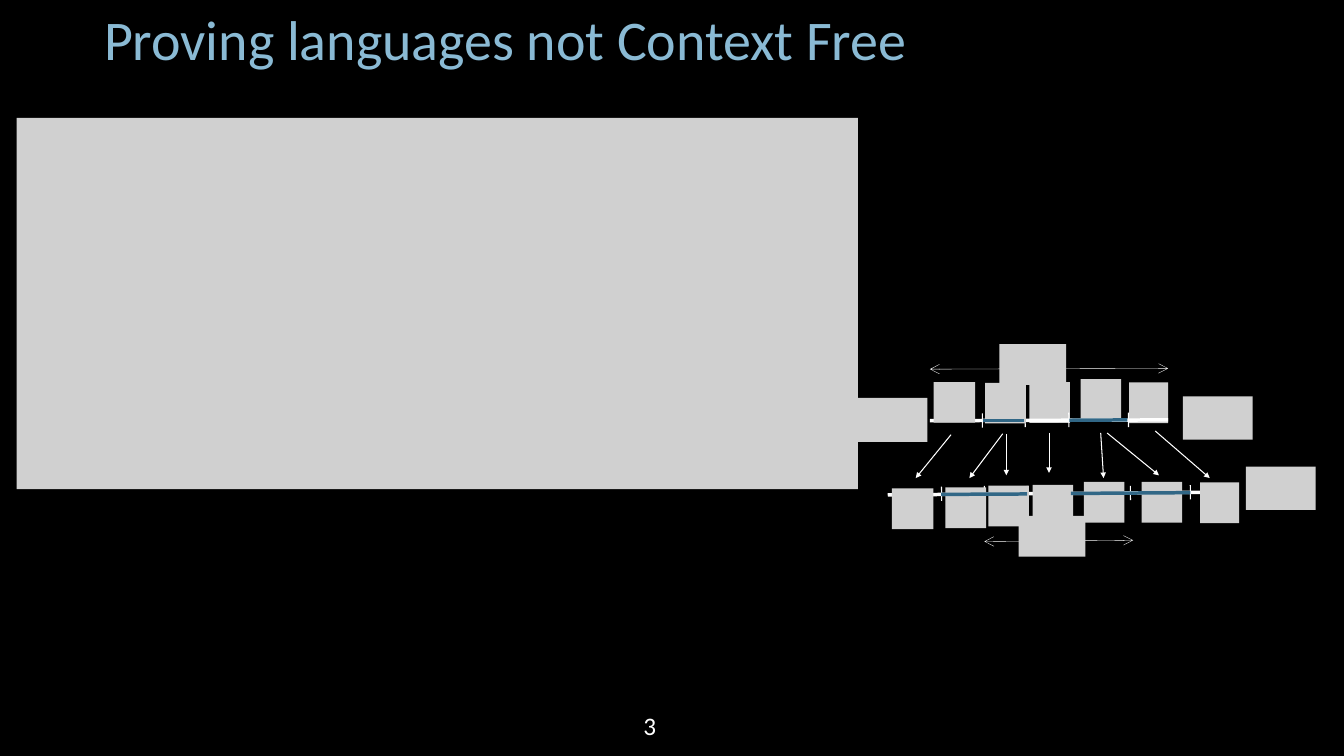
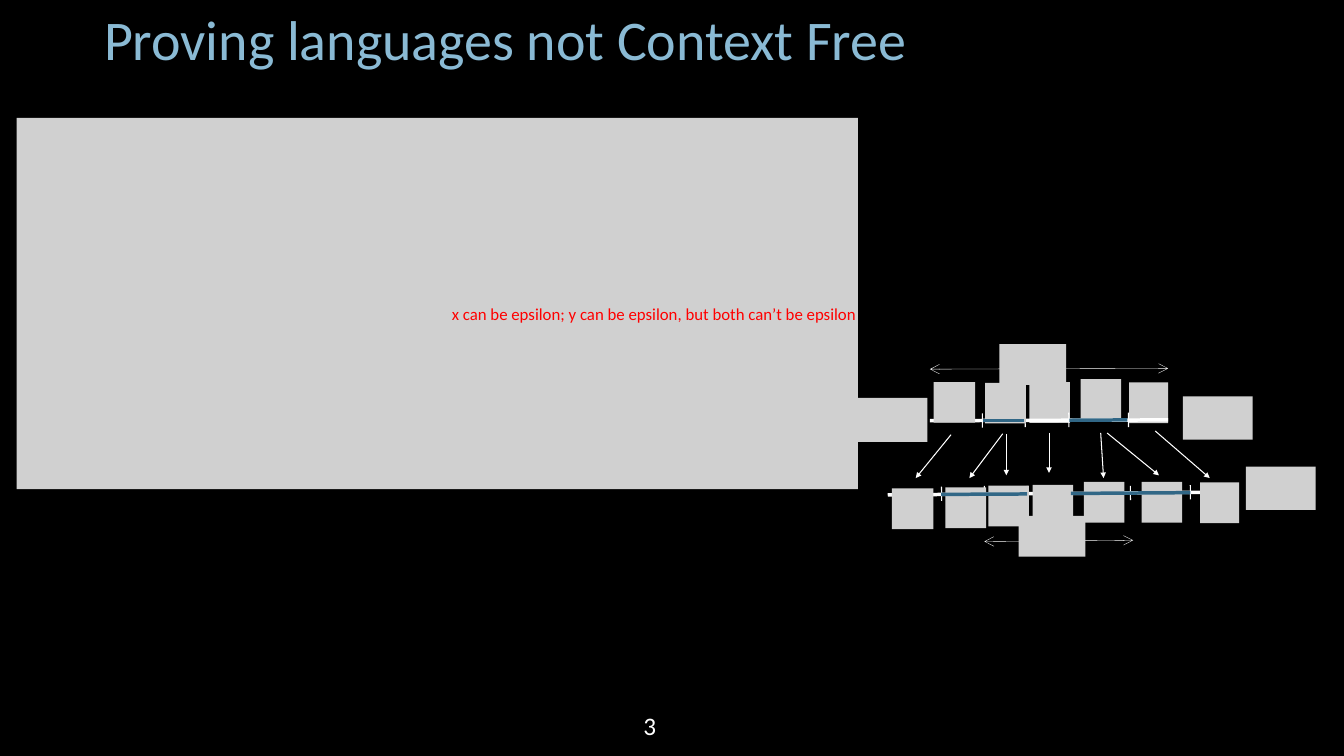
Before and after one commit to Angold-4/AngoCS, a slide deck: slide 3 of MIT 6.840/lectures/lecture05/MIT18_404f20_lec5.pptx. Drawn at 1344x756 pixels with LibreOffice and Linux fonts; fonts in the diff are those of the drawing; grey boxes stand for pictures. Boxes give left, top, right and bottom in pixels: in the first picture for what was removed or moved away, otherwise in the second. Text is boxed around its words. In the diff, an @@ line names an element or a change of style, - is before the commit and + after.

```diff
--- a/MIT 6.840/lectures/lecture05/MIT18_404f20_lec5.pptx
+++ b/MIT 6.840/lectures/lecture05/MIT18_404f20_lec5.pptx
@@ text added at (452, 308, 856, 323), 12 pt, text #FF0000 @@
+x can be epsilon; y can be epsilon, but both can’t be epsilon
```
Also in this commit, not shown: 8 other slides changed, 3 slides added, 12 other files.
